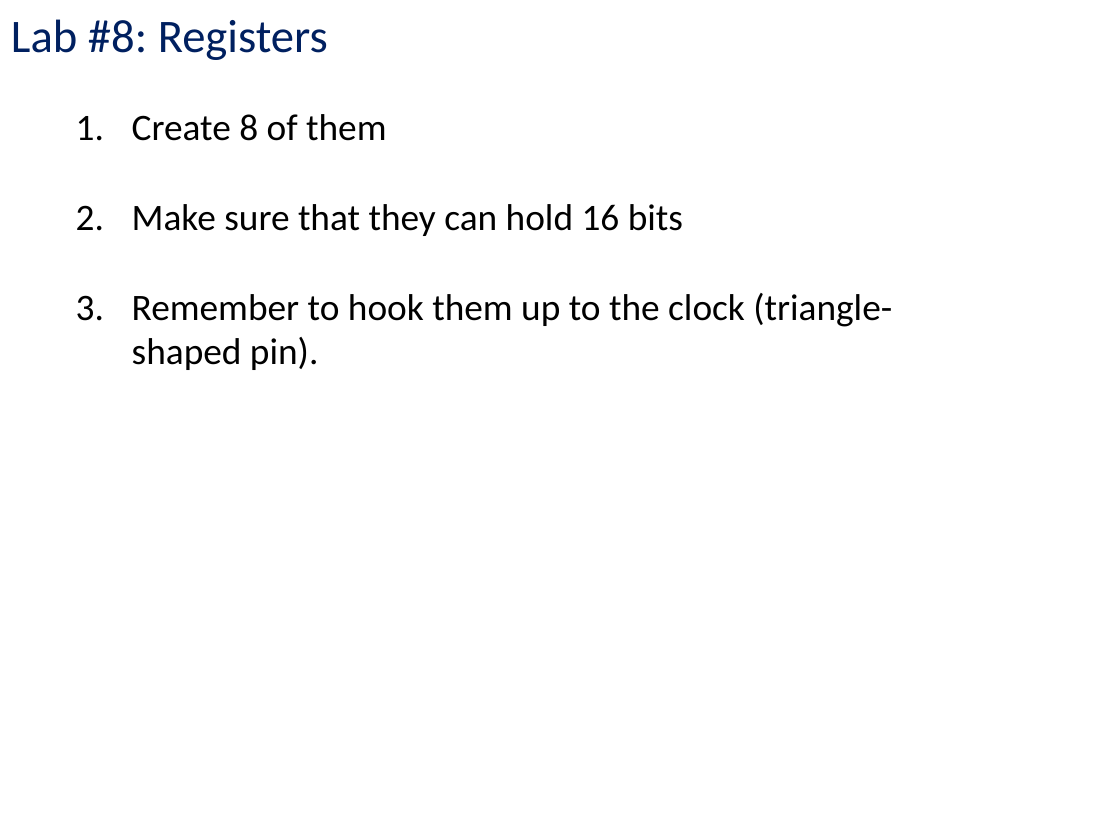
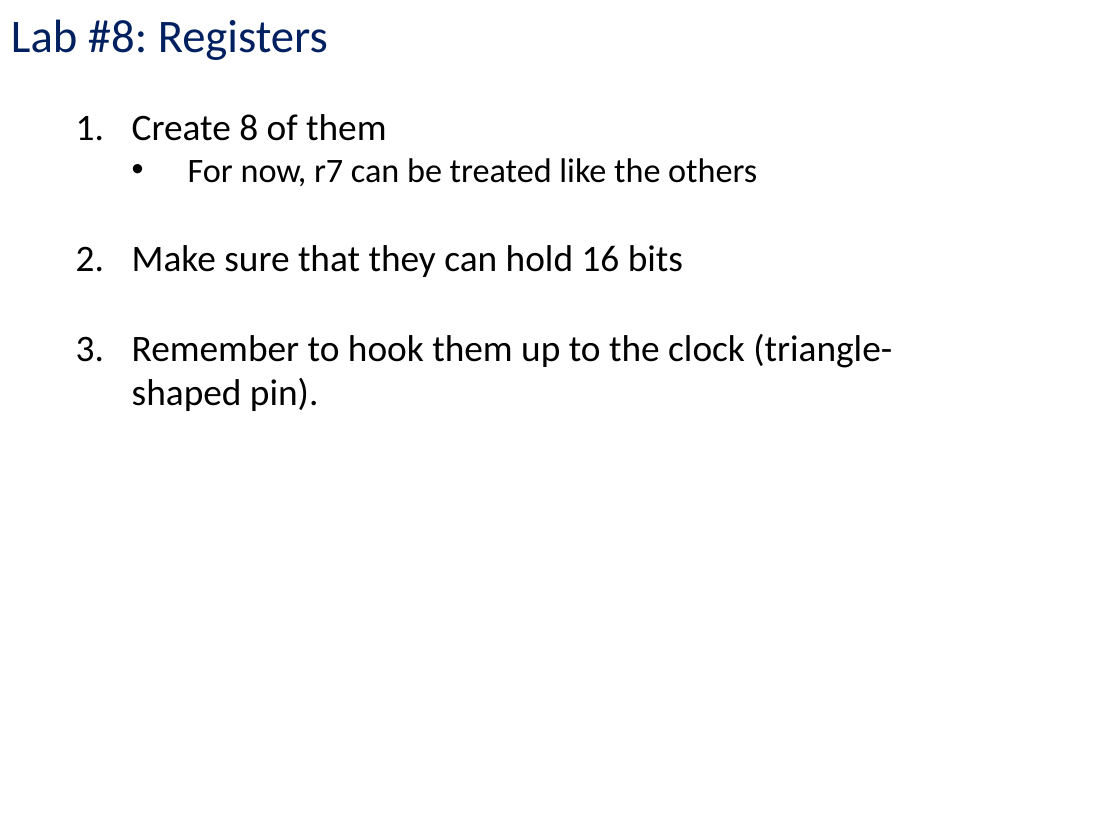
Before and after one commit to kc13/CS447JB, a slide deck: slide 5 of cs447jb_rec6_mar30_and_apr2.pptx. Drawn at 1120x840 pixels with LibreOffice and Linux fonts; fonts in the diff are those of the drawing. Boxes give left, top, right and bottom in pixels: in the first picture for what was removed or moved away, otherwise in the second. Text is boxed around its words. In the diff, an @@ line names an element or a change of style, - is before the commit and + after.

```diff
--- a/cs447jb_rec6_mar30_and_apr2.pptx
+++ b/cs447jb_rec6_mar30_and_apr2.pptx
@@ text at [188, 158, 757, 186]: paragraph added @@
+  • For now, r7 can be treated like the others
```
Also in this commit, not shown: 7 other slides changed, 1 slide added, 1 slide removed.
